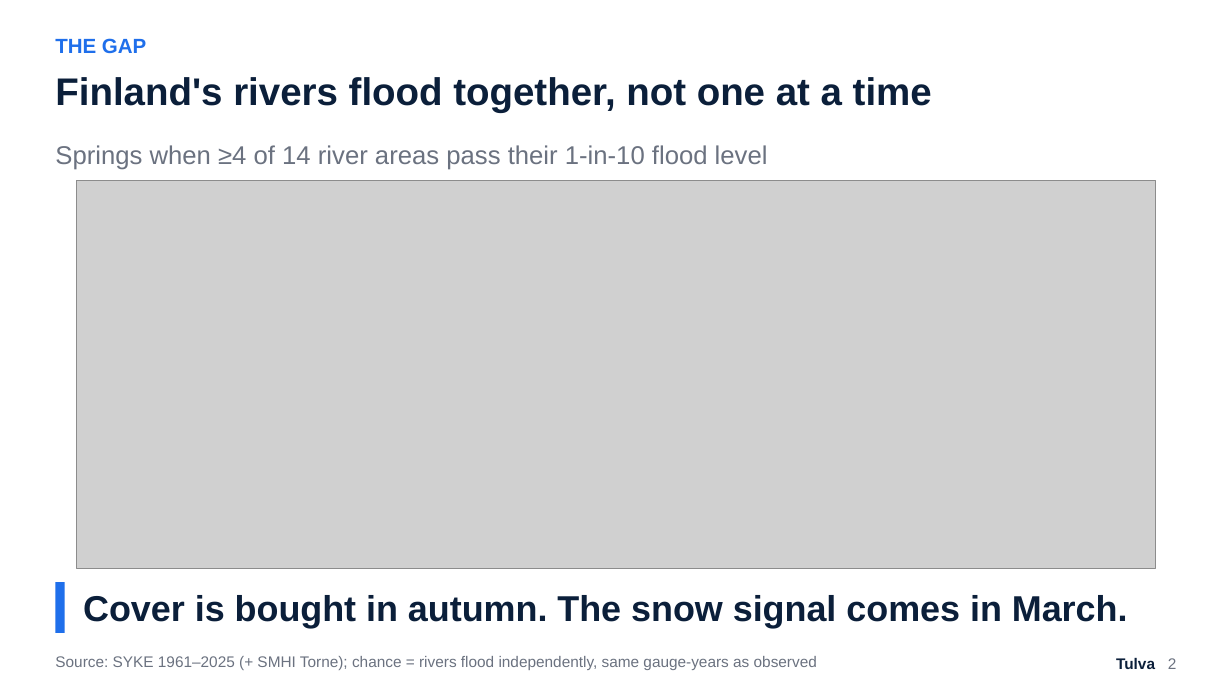
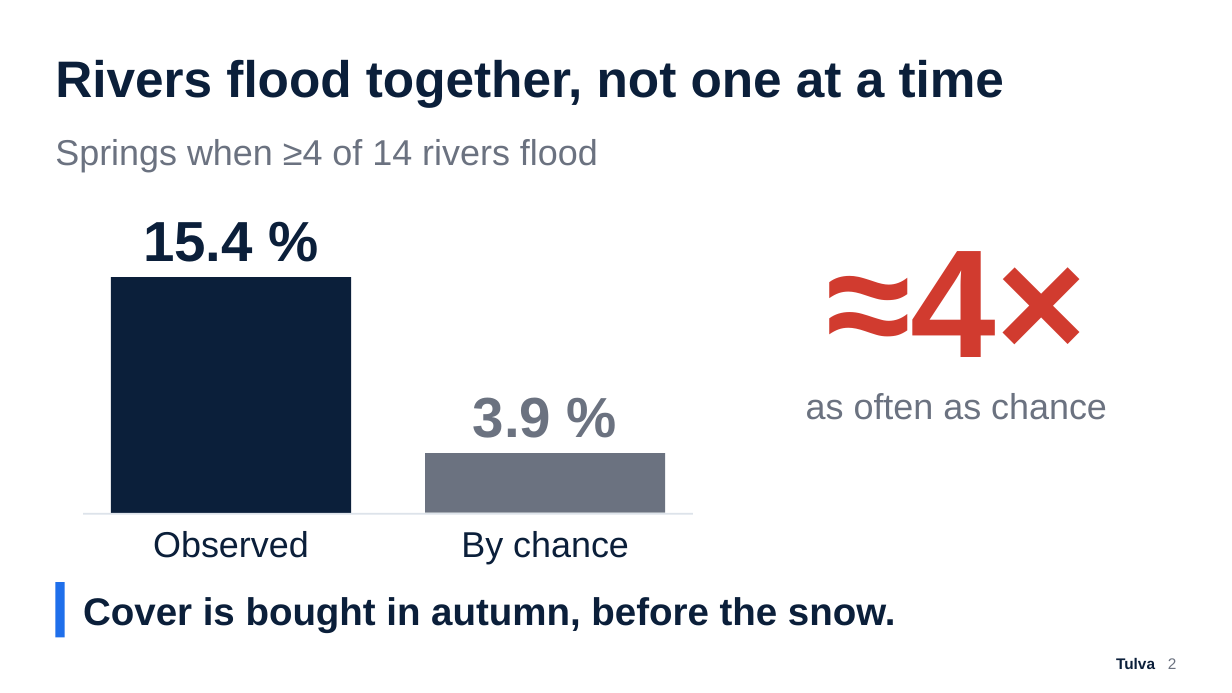
Before and after one commit to Zawaer/tulva, a slide deck: slide 2 of deck/Tulva_QxF2026.pptx. Drawn at 1232x693 pixels with LibreOffice and Linux fonts; fonts in the diff are those of the drawing; grey boxes stand for pictures. Boxes give left, top, right and bottom in pixels: in the first picture for what was removed or moved away, otherwise in the second. Text is boxed around its words. In the diff, an @@ line names an element or a change of style, - is before the commit and + after.

```diff
--- a/deck/Tulva_QxF2026.pptx
+++ b/deck/Tulva_QxF2026.pptx
@@ text at [55, 59, 1004, 107]: text changed; size 30 to 40 pt @@
-Finland's rivers flood together, not one at a time
+Rivers flood together, not one at a time
@@ text removed at [55, 38, 146, 54] @@
-THE GAP
@@ text at [55, 139, 598, 172]: text changed; size 20 to 28 pt @@
-Springs when ≥4 of 14 river areas pass their 1-in-10 flood level
+Springs when ≥4 of 14 rivers flood
@@ picture removed at [77, 180, 1156, 568] @@
@@ text added at [143, 222, 253, 262], 44 pt, text #0B1F3A, bold @@
+15.4 %
@@ text added at [826, 251, 1086, 357], 120 pt, text #D13B2F, bold @@
+≈4×
@@ rectangle added at [111, 277, 351, 513], fill #0B1F3A @@
@@ text added at [473, 397, 551, 438], 44 pt, text #6B7280, bold @@
+3.9 %
@@ text added at [806, 393, 1107, 420], 28 pt, text #6B7280 @@
+as often as chance
@@ rectangle added at [425, 453, 665, 513], fill #6B7280 @@
@@ rectangle added at [83, 513, 693, 515], fill #DDE3EA @@
@@ text added at [153, 531, 309, 558], 28 pt, text #0B1F3A @@
+Observed
@@ text added at [461, 531, 629, 564], 28 pt, text #0B1F3A @@
+By chance
@@ rectangle: place and size @@
-rectangle at [55, 582, 65, 633]
+rectangle at [55, 582, 65, 638]
@@ text at [83, 597, 896, 632]: text changed; size 28 to 30 pt @@
-Cover is bought in autumn. The snow signal comes in March.
+Cover is bought in autumn, before the snow.
@@ text removed at [55, 656, 817, 670] @@
-Source: SYKE 1961–2025 (+ SMHI Torne); chance = rivers flood independently, same gauge-years as observed
```
Also in this commit, not shown: 6 other slides changed, 4 slides added, 2 slides removed, 19 other files.
